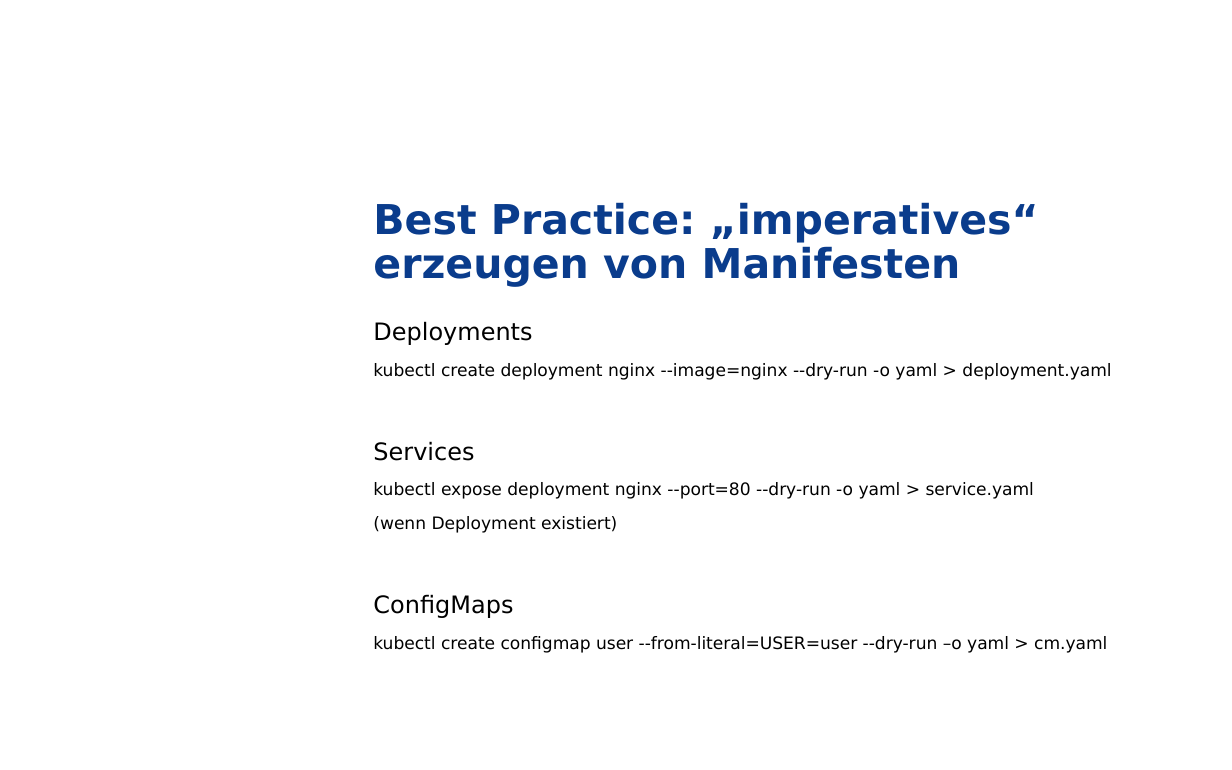
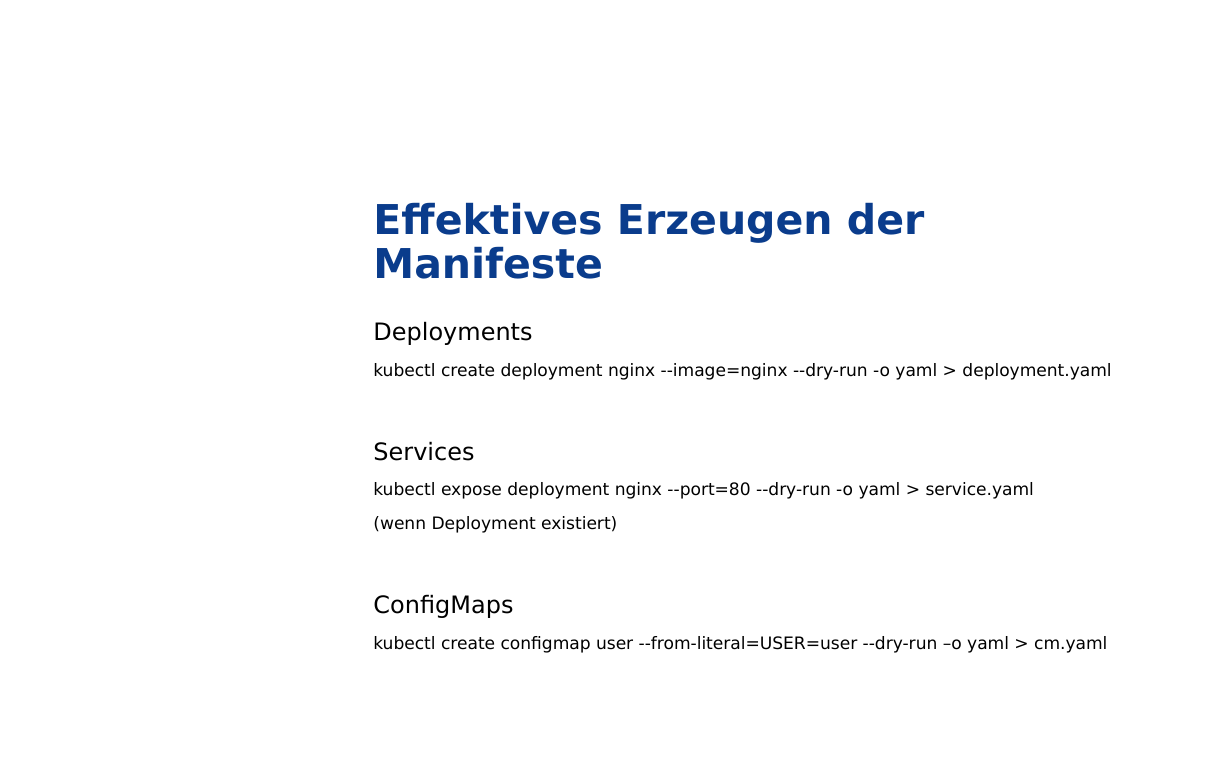
Before and after one commit to grothesk/deepshore-labs, a slide deck: slide 11 of 03-von-der-applikation-zum-kubernetes-deployment/deeptalk-03.pptx (slide 10 before the commit). Drawn at 1232x770 pixels with LibreOffice and Linux fonts; fonts in the diff are those of the drawing; background and template pictures are left out. Boxes give left, top, right and bottom in pixels: in the first picture for what was removed or moved away, otherwise in the second. Text is boxed around its words. In the diff, an @@ line names an element or a change of style, - is before the commit and + after.

```diff
--- a/03-von-der-applikation-zum-kubernetes-deployment/deeptalk-03.pptx
+++ b/03-von-der-applikation-zum-kubernetes-deployment/deeptalk-03.pptx
@@ title at (x1=373, y1=202, x2=924, y2=279): text changed @@
-Best Practice: „imperatives“ erzeugen von Manifesten
+Effektives Erzeugen der Manifeste
```
Also in this commit, not shown: 4 other slides changed, 1 slide added, 4 other files.
